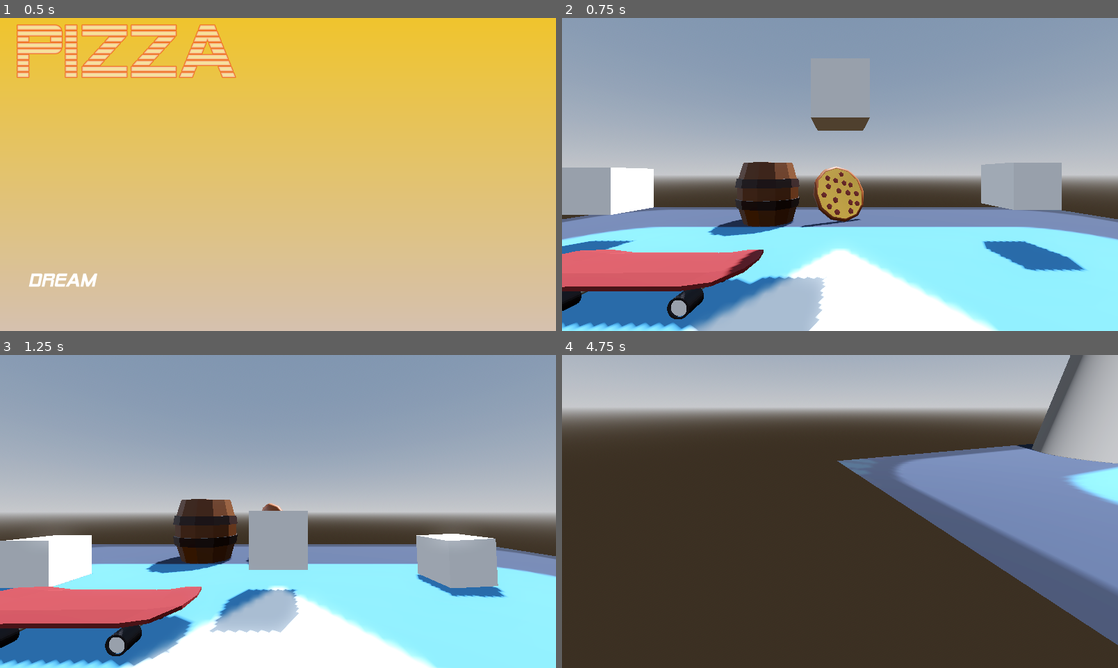
Above: before the commit, frames 1-4 (two rows, left to right).
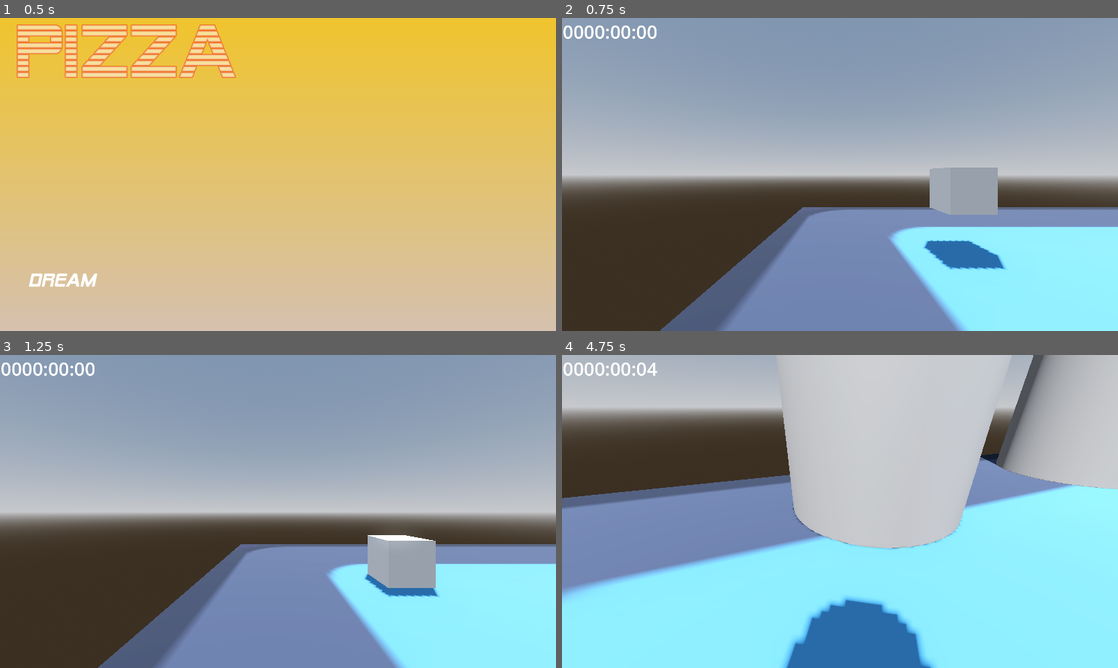
Above: after the commit, the same moments.

Repository: MattCharles/Dreams
Game: Godot game, scene res://Scenes/menu.tscn
Two runs of this game, one before a commit and one after it. Both use one fixed random seed, a clock stepped at 60 frames per second and the inputs below. The engine's default icon, where the game draws it, is replaced by a stand-in: a white triangle on a blue panel in a dark square.
Inputs (mouse positions are in pixels of both pictures, inside the frame that each line leads up to):
- Up to frame 1 (0.5 s): no input
- Up to frame 2 (0.75 s): click "Dream" at 0.5 s
- Up to frame 3 (1.25 s): no input
- Up to frame 4 (4.75 s): move the mouse to (962, 495) at 1.27 s; hold D (right) 1.28-2.03 s; click (962, 495) at 1.42 s; tap Space (jump) at 1.52, 2.27, 3.77, 4.52 s; move the mouse to (812, 511) at 2.02 s; hold W (forward) from 2.03 s (still down); move the mouse to (851, 505) at 2.77 s; move the mouse to (834, 517) at 3.52 s; click (834, 517) at 3.67 s; move the mouse to (878, 514) at 4.27 s

Frame 1 is identical in both runs. In frame 2, 36% of the frame differs, in the area x 0-100%, y 2-100%; in frame 3, 33%; in frame 4, 75%, in the area x 0-100%, y 0-100%.

Commit message:
Made speedrun timer stop when you finish a level

Diff:
--- a/Scenes/speedrun_timer.tscn
+++ b/Scenes/speedrun_timer.tscn
@@ -4,9 +4,10 @@
 
 [node name="Control" type="Control"]
 layout_mode = 3
-anchors_preset = 15
-anchor_right = 1.0
-anchor_bottom = 1.0
+anchor_right = 0.18
+anchor_bottom = 0.081
+offset_right = -0.600006
+offset_bottom = 0.519997
 grow_horizontal = 2
 grow_vertical = 2
 script = ExtResource("1_mb8wl")
--- a/Scenes/test.tscn
+++ b/Scenes/test.tscn
@@ -1,10 +1,11 @@
-[gd_scene load_steps=15 format=3 uid="uid://clmwgwuwj8lbv"]
+[gd_scene load_steps=16 format=3 uid="uid://clmwgwuwj8lbv"]
 
 [ext_resource type="Texture2D" uid="uid://b1o626fbt63m2" path="res://icon.svg" id="1_tm4xg"]
 [ext_resource type="PackedScene" uid="uid://chkkys4p7l1vq" path="res://Scenes/Player.tscn" id="2_c6i2x"]
 [ext_resource type="PackedScene" uid="uid://bi8kun25nhp4y" path="res://Assets/pizza/spinningpizza.tscn" id="3_molt8"]
 [ext_resource type="PackedScene" uid="uid://dfkjih3x8n5tv" path="res://Assets/raw/skateboard.glb" id="4_yevdn"]
 [ext_resource type="PackedScene" uid="uid://d4ama7j4hhi68" path="res://Scenes/finish_line.tscn" id="5_r354r"]
+[ext_resource type="PackedScene" uid="uid://wadcbm6iue3p" path="res://Scenes/speedrun_timer.tscn" id="6_a8x71"]
 
 [sub_resource type="ProceduralSkyMaterial" id="ProceduralSkyMaterial_7rkdn"]
 sky_horizon_color = Color(0.64625, 0.65575, 0.67075, 1)
@@ -37,6 +38,8 @@
 material = SubResource("StandardMaterial3D_o74l8")
 
 [node name="Node3D" type="Node3D"]
+
+[node name="Control" parent="." instance=ExtResource("6_a8x71")]
 
 [node name="WorldEnvironment" type="WorldEnvironment" parent="."]
 environment = SubResource("Environment_rrpnd")
@@ -86,12 +89,13 @@
 skeleton = NodePath("../..")
 
 [node name="Player" parent="." instance=ExtResource("2_c6i2x")]
+transform = Transform3D(1, 0, 0, 0, 1, 0, 0, 0, 1, -8.14442, 0, 0)
 
 [node name="SpinningPizza" parent="." instance=ExtResource("3_molt8")]
-transform = Transform3D(1, 0, 0, 0, 1, 0, 0, 0, 1, 0, 0, -7.1899)
+transform = Transform3D(1, 0, 0, 0, 1, 0, 0, 0, 1, 4.39247, 0, -0.653124)
 
 [node name="skateboard" parent="." instance=ExtResource("4_yevdn")]
 transform = Transform3D(1, 0, 0, 0, 1, 0, 0, 0, 1, -2.55503, 0.400126, -2.75854)
 
 [node name="FinishLine" parent="." instance=ExtResource("5_r354r")]
-transform = Transform3D(3, 0, 0, 0, 3, 0, 0, 0, 3, -1.08098, 2.97206, 8.04451)
+transform = Transform3D(3, 0, 0, 0, 3, 0, 0, 0, 3, -1.08098, 2.97206, 7.75258)
--- a/Scripts/FinishLine.gd
+++ b/Scripts/FinishLine.gd
@@ -1,4 +1,5 @@
 extends Node3D
+class_name FinishLine
 
 signal finished()
 
--- a/SpeedrunTimer.gd
+++ b/SpeedrunTimer.gd
@@ -6,6 +6,10 @@
 var seconds := 0
 var minutes := 0
 var hours := 0
+
+func _ready():
+	var finish_line = self.get_parent().get_node("FinishLine")
+	finish_line.finished.connect(stop_timer)
 
 func _process(delta):
 	pass
@@ -26,4 +30,5 @@
 	label.text = "%04d:%02d:%02d" % [hours, minutes, seconds]
 
 func stop_timer():
+	print("stopping timer")
 	timer.stop()
